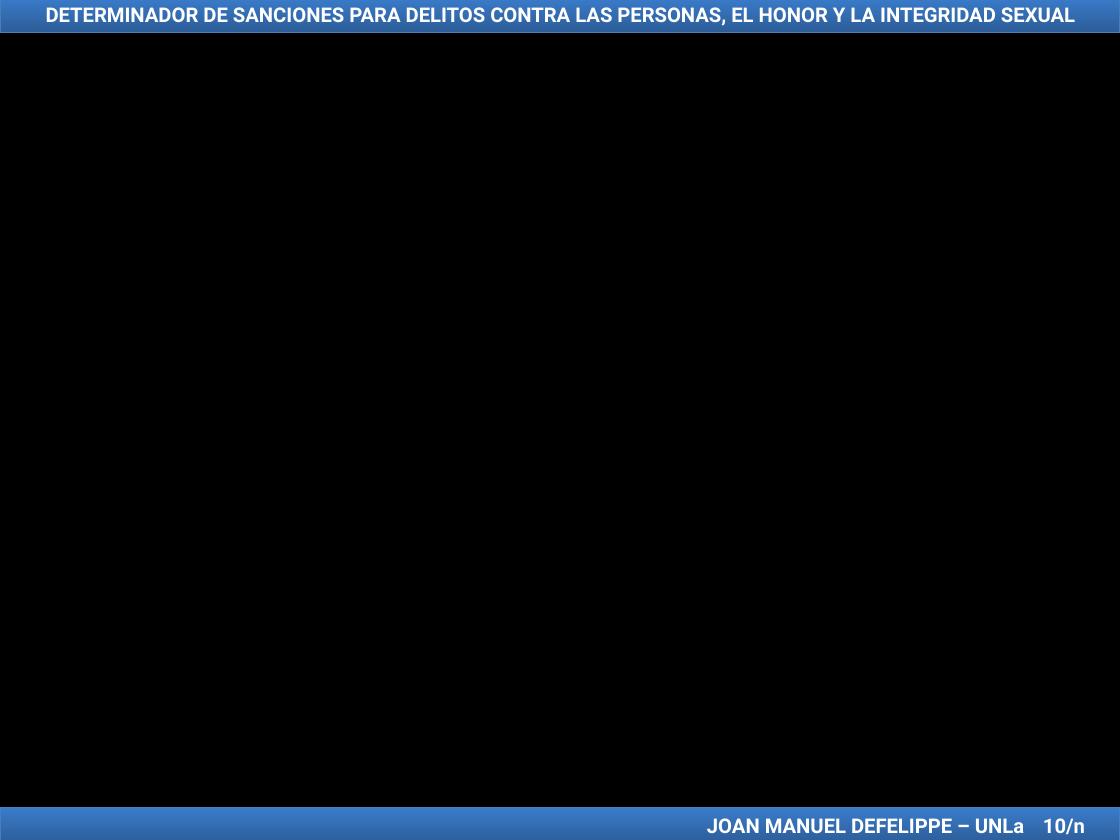
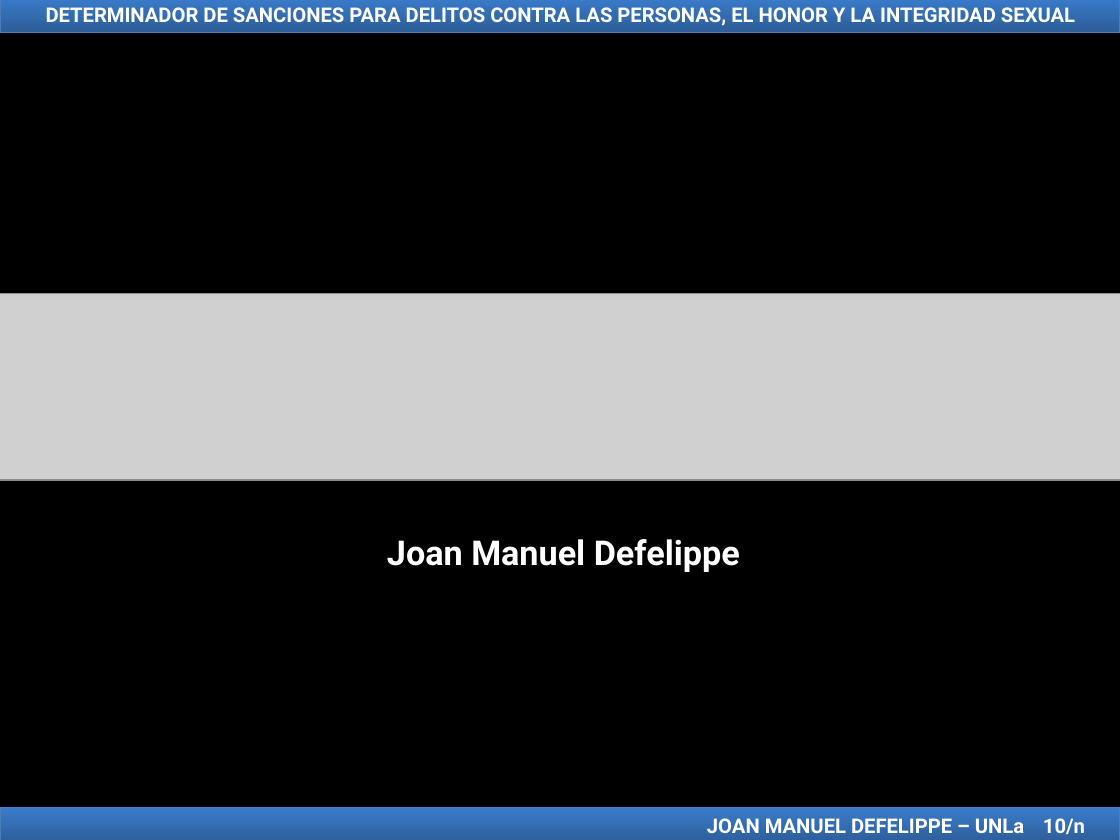
Before and after one commit to jmdefelippe/TFI_LicenciaturaEnSistemas, a slide deck: slide 44 of TFI Presentación Joan Manuel Defelippe.ppt (slide 15 before the commit). Drawn at 1120x840 pixels with LibreOffice and Linux fonts; fonts in the diff are those of the drawing; grey boxes stand for pictures. Boxes give left, top, right and bottom in pixels: in the first picture for what was removed or moved away, otherwise in the second. Text is boxed around its words. In the diff, an @@ line names an element or a change of style, - is before the commit and + after.

```diff
--- a/TFI Presentación Joan Manuel Defelippe.ppt
+++ b/TFI Presentación Joan Manuel Defelippe.ppt
@@ picture added at [0,293,1120,480] @@
@@ text added at [387,539,740,572], 22 pt, text #FFFFFF, bold @@
+Joan Manuel Defelippe
```
Also in this commit, not shown: 14 other slides changed, 30 slides added.
